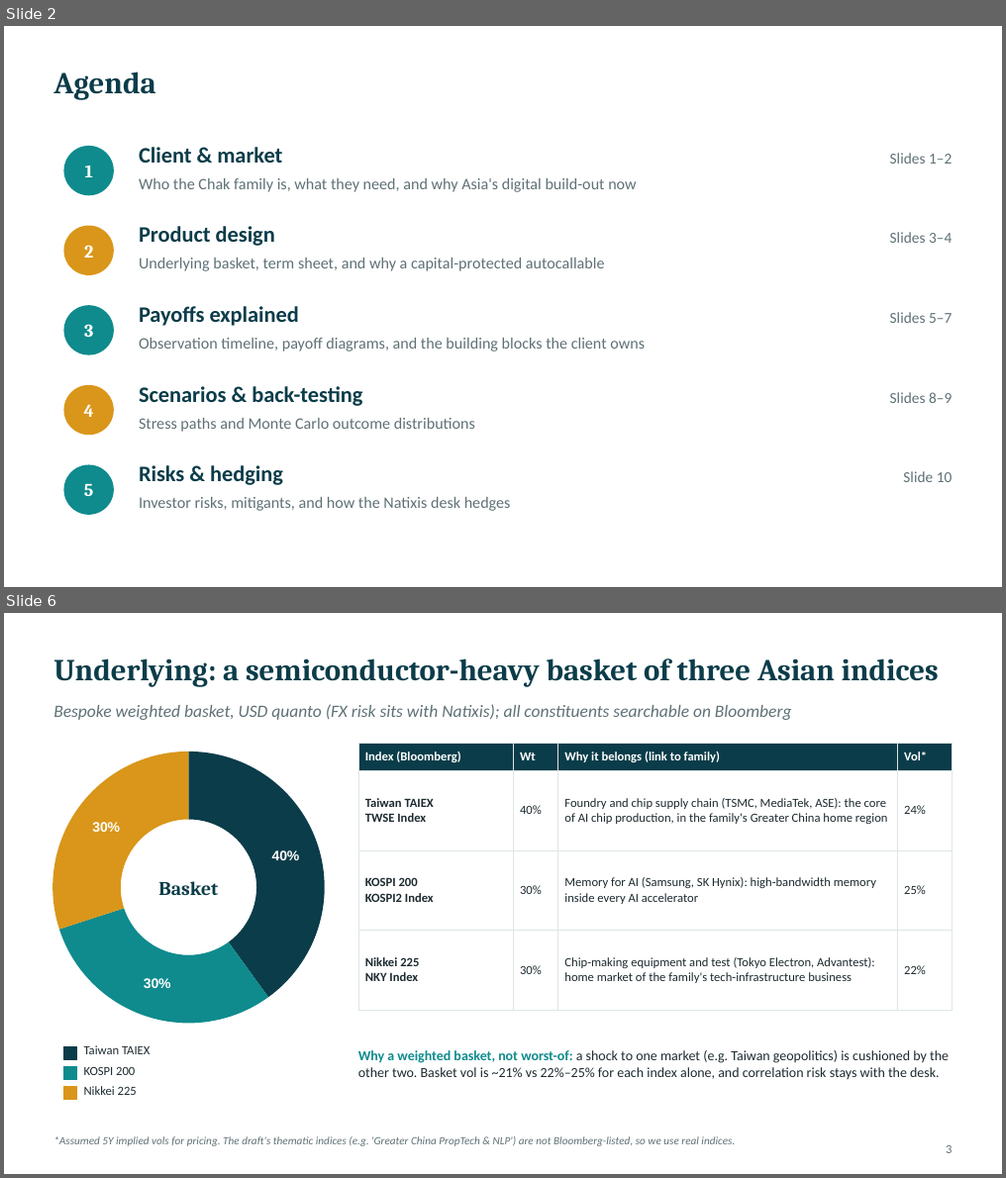
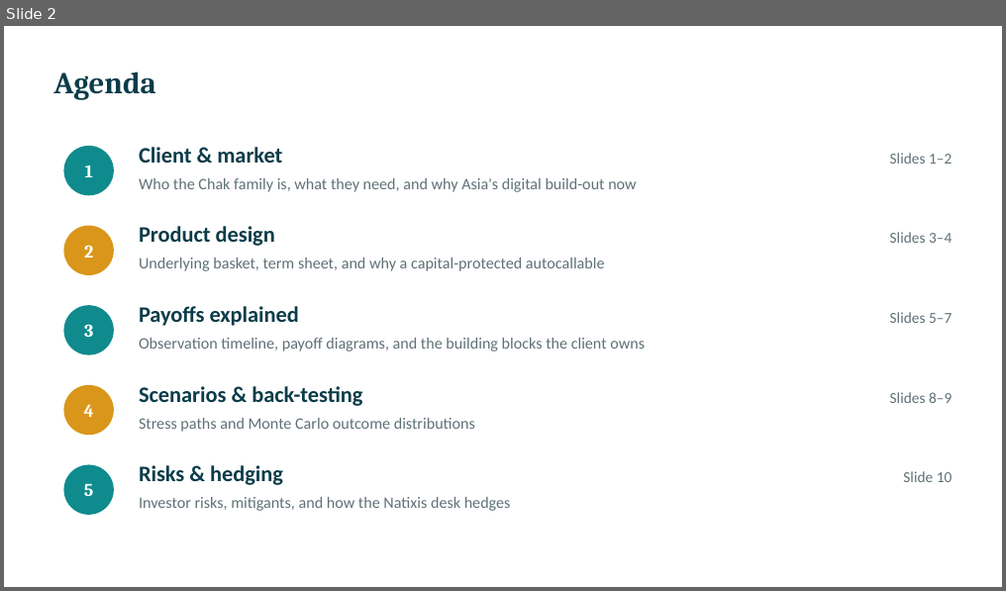
Before and after one commit to benjaminlhl/natixis-case-comp, a slide deck: deck/Asian-Digital-Autocallable-Note.pptx. Shown one above the other, each under a label of ours: slides 2 and 6 before the commit, slide 2 after it; the slides between them are not shown. The pictures are 1006x1178 and 1006x591 pixels, drawn with LibreOffice and Linux fonts; fonts in the diff are those of the drawing. Boxes give left, top, right and bottom in pixels: in the first picture for what was removed or moved away, otherwise in the second. Text is boxed around its words. In the diff, an @@ line names an element or a change of style, - is before the commit and + after.

```diff
--- a/deck/Asian-Digital-Autocallable-Note.pptx
+++ b/deck/Asian-Digital-Autocallable-Note.pptx
@@ slide 6 removed at [4,613,1002,1174], background #FFFFFF @@
@@ text removed at [54,659,939,687] @@
-Underlying: a semiconductor-heavy basket of three Asian indices
@@ text removed at [54,704,792,720] @@
-Bespoke weighted basket, USD quanto (FX risk sits with Natixis); all constituents searchable on Bloomberg
@@ doughnut chart removed at [39,738,339,1037] @@
-categories: Taiwan TAIEX, KOSPI 200, Nikkei 225
-Series 1: 40, 30, 30
@@ table removed at [358,743,952,987], 4 rows, 4 columns @@
-Index (Bloomberg) | Wt | Why it belongs (link to family) | Vol*
-Taiwan TAIEX / TWSE Index | 40% | Foundry and chip supply chain (TSMC, MediaTek, ASE): the core of AI chip production, in the family's Greater China home region | 24%
-KOSPI 200 / KOSPI2 Index | 30% | Memory for AI (Samsung, SK Hynix): high-bandwidth memory inside every AI accelerator | 25%
-Nikkei 225 / NKY Index | 30% | Chip-making equipment and test (Tokyo Electron, Advantest): home market of the family's tech-infrastructure business | 22%
@@ text removed at [158,881,218,895] @@
-Basket
@@ rectangle removed at [63,1047,77,1060] @@
@@ text removed at [84,1046,150,1055] @@
-Taiwan TAIEX
@@ text removed at [358,1051,948,1079] @@
-Why a weighted basket, not worst-of: a shock to one market (e.g. Taiwan geopolitics) is cushioned by the other two. Basket vol is ~21% vs 22%–25% for each index alone, and correlation risk stays with the desk.
@@ rectangle removed at [63,1067,77,1080] @@
@@ rectangle removed at [63,1087,77,1100] @@
@@ text removed at [84,1067,135,1075] @@
-KOSPI 200
@@ text removed at [84,1086,137,1095] @@
-Nikkei 225
@@ text removed at [54,1137,735,1147] @@
-*Assumed 5Y implied vols for pricing. The draft's thematic indices (e.g. 'Greater China PropTech & NLP') are not Bloomberg-listed, so we use real indices.
@@ text removed at [945,1146,951,1154] @@
-3
```
Also in this commit, not shown: 13 slides changed, 1 slide added, 11 other files.
